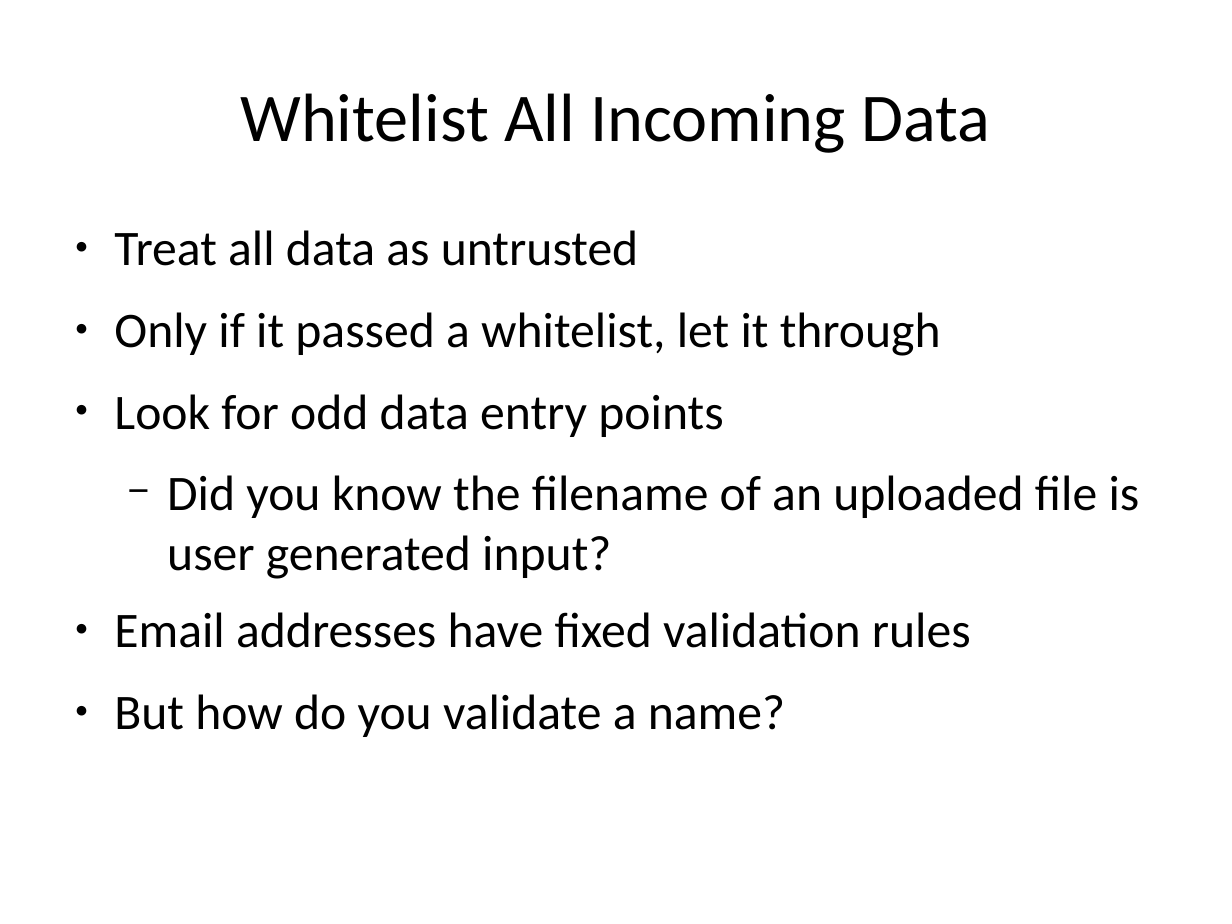
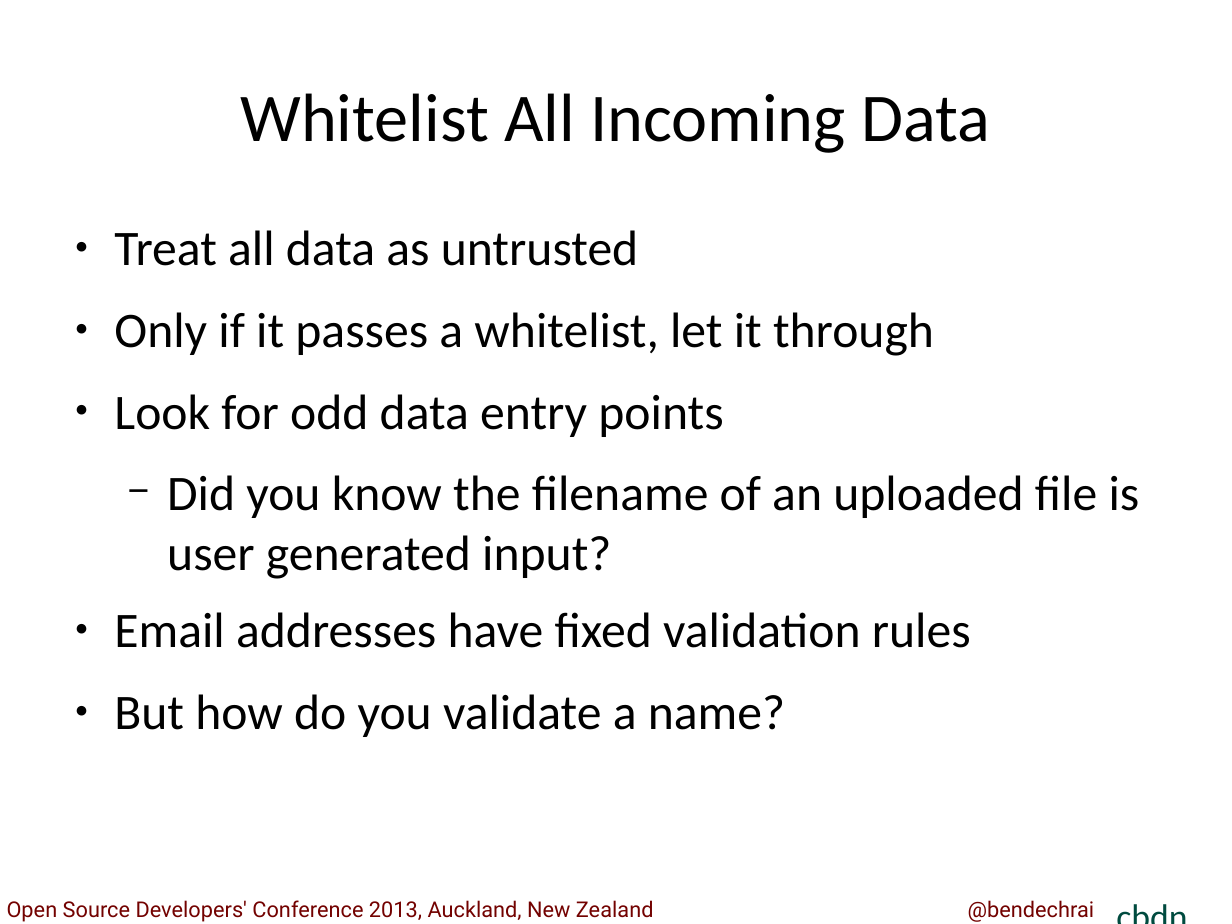
Before and after one commit to bendechrai/preso-understanding-php, a slide deck: slide 17 of Understanding PHP; a Guide to Security.odp. Drawn at 1232x924 pixels with LibreOffice and Linux fonts; fonts in the diff are those of the drawing. Boxes give left, top, right and bottom in pixels: in the first picture for what was removed or moved away, otherwise in the second. Text is boxed around its words. In the diff, an @@ line names an element or a change of style, - is before the commit and + after.

```diff
--- a/Understanding PHP; a Guide to Security.odp
+++ b/Understanding PHP; a Guide to Security.odp
@@ text at <box>114,312,934,356</box>: text changed @@
-● Only if it passed a whitelist, let it through
+● Only if it passes a whitelist, let it through
@@ text added at <box>1106,889,1232,924</box>, 23 pt, text #004B3F @@
+cbdn
@@ text added at <box>7,900,654,922</box>, 14 pt, text #730200 @@
+Open Source Developers' Conference 2013, Auckland, New Zealand
@@ text added at <box>968,900,1095,922</box>, 14 pt, text #730200 @@
+@bendechrai
```
Also in this commit, not shown: 16 other slides changed, 8 slides added, 7 slides removed, 8 other files.
